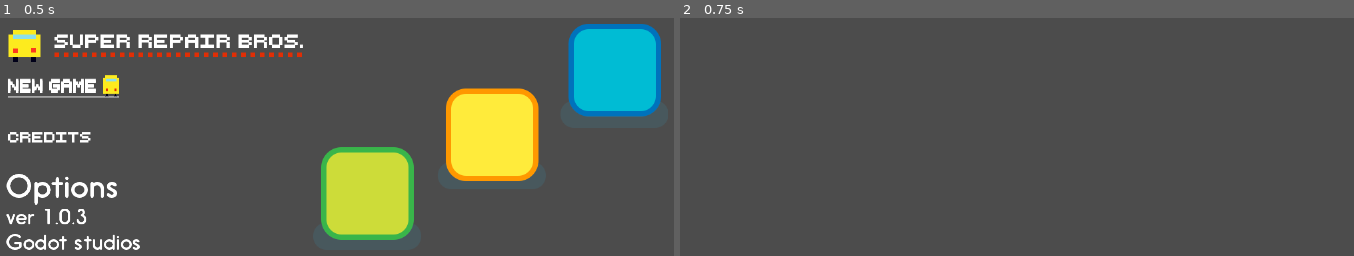
Above: before the commit, frames 1-2 (left to right).
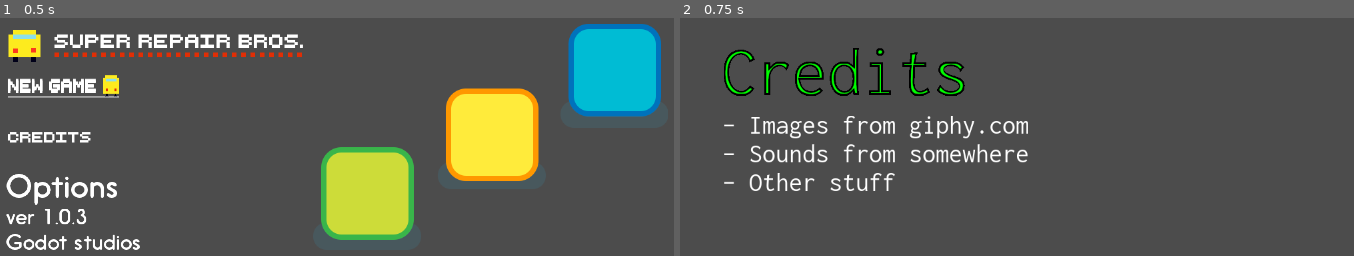
Above: after the commit, the same moments.

Repository: super-repair-bros/super-repair-bros
Game: Godot game, scene res://Scenes/TitleScreen/TitleScreen.tscn
Two runs of this game, one before a commit and one after it. Both use one fixed random seed, a clock stepped at 60 frames per second and the inputs below.
Inputs (mouse positions are in pixels of both pictures, inside the frame that each line leads up to):
- Up to frame 1 (0.5 s): no input
- Up to frame 2 (0.75 s): click (841, 137) at 0.5 s

Frame 1 is identical in both runs. In frame 2, 4.6% of the frame differs, in the area x 6-52%, y 12-73%.

Commit message:
fix credits camera

Diff:
--- a/Scenes/Credits/Credits.tscn
+++ b/Scenes/Credits/Credits.tscn
@@ -3,27 +3,37 @@
 [ext_resource path="res://Assets/Graphics/text/Credits.png" type="Texture" id=1]
 [ext_resource path="res://Assets/Graphics/text/CreditsText.png" type="Texture" id=2]
 
-[node name="MarginContainer" type="MarginContainer"]
+[node name="Credits" type="Node2D"]
+
+[node name="MarginContainer" type="MarginContainer" parent="."]
 margin_left = 100.0
 margin_top = 100.0
-margin_right = 1019.0
-margin_bottom = 595.0
+margin_right = 40.0
+margin_bottom = 40.0
 __meta__ = {
 "_edit_use_anchors_": false
 }
 
-[node name="VBoxContainer" type="VBoxContainer" parent="."]
-margin_right = 919.0
-margin_bottom = 495.0
+[node name="VBoxContainer" type="VBoxContainer" parent="MarginContainer"]
+margin_right = 457.0
+margin_bottom = 215.0
 custom_constants/separation = 30
+__meta__ = {
+"_edit_use_anchors_": false
+}
 
-[node name="Credits" type="TextureRect" parent="VBoxContainer"]
-margin_right = 919.0
+[node name="Credits" type="TextureRect" parent="MarginContainer/VBoxContainer"]
+margin_right = 457.0
 margin_bottom = 72.0
 texture = ExtResource( 1 )
 
-[node name="CreditsText" type="TextureRect" parent="VBoxContainer"]
+[node name="CreditsText" type="TextureRect" parent="MarginContainer/VBoxContainer"]
 margin_top = 102.0
-margin_right = 919.0
+margin_right = 457.0
 margin_bottom = 215.0
 texture = ExtResource( 2 )
+
+[node name="Camera2D" type="Camera2D" parent="."]
+anchor_mode = 0
+current = true
+zoom = Vector2( 6, 6 )
